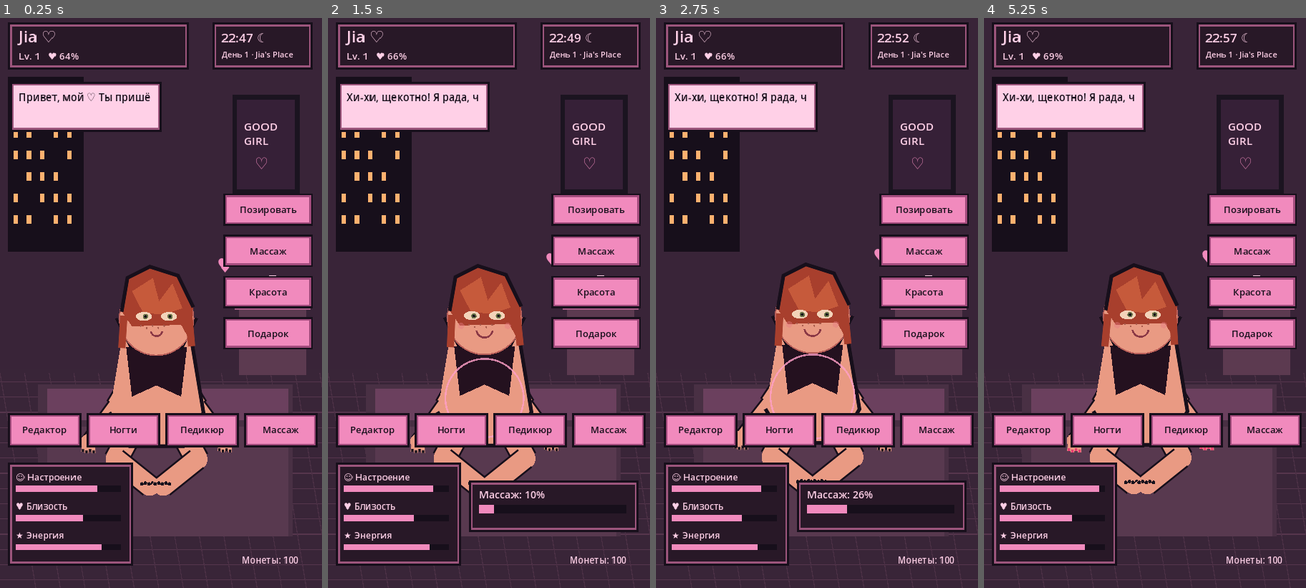
Above: before the commit, frames 1-4 (left to right).
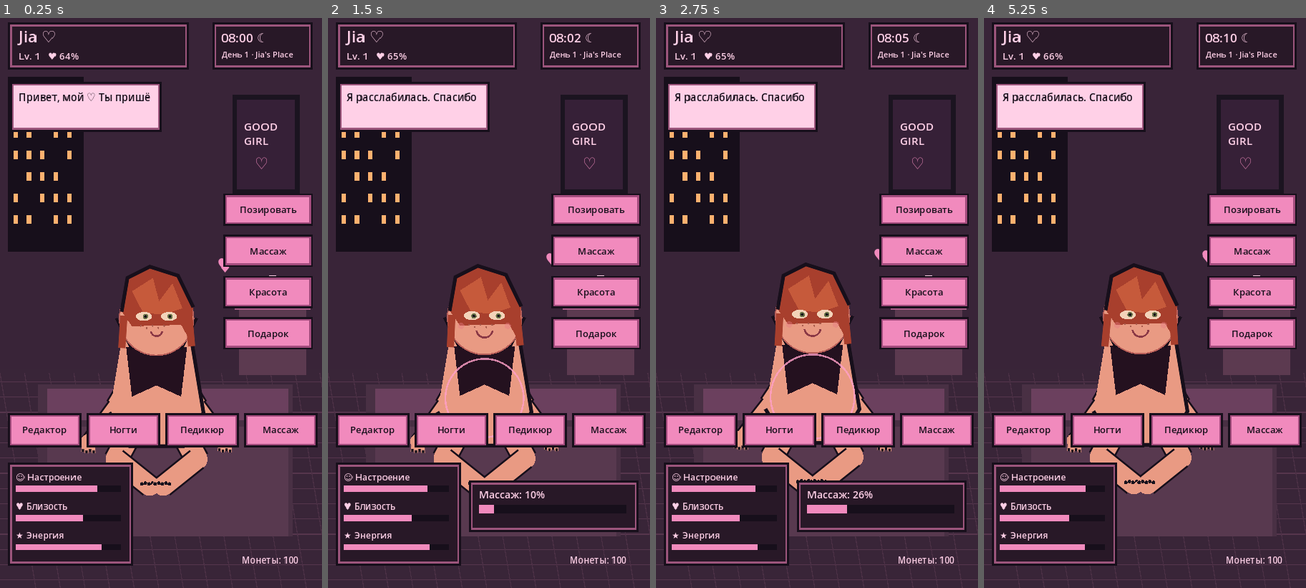
Above: after the commit, the same moments.

Repository: babymurderr0711/jia-android
Game: Godot game, scene res://Main.tscn
Same seed, same stepped clock (60 frames per second), same inputs: the game is played once before the commit and once after it.
Inputs (mouse positions are in pixels of both pictures, inside the frame that each line leads up to):
- Up to frame 1 (0.25 s): no input
- Up to frame 2 (1.5 s): move the mouse to (559, 274) at 0.52 s; click (559, 274) at 0.67 s; drag from (424, 331) to (472, 417) at 1.27 s
- Up to frame 3 (2.75 s): move the mouse to (849, 177) at 2.02 s; click (849, 177) at 2.17 s
- Up to frame 4 (5.25 s): drag from (1128, 417) to (1048, 217) at 2.77 s; move the mouse to (1241, 388) at 3.52 s; click (1241, 388) at 3.67 s; drag from (1048, 217) to (1096, 160) at 4.27 s; move the mouse to (1161, 303) at 5.02 s; click (1161, 303) at 5.17 s

The runs differ from the first frame. In frame 1, less than 0.1% of the frame differs, in the area x 68-79%, y 2-5%; in frame 2, 0.5%; in frame 3, 0.5%; in frame 4, 0.5%, in the area x 5-79%, y 2-89%.

Commit message:
Connect character interactions and HUD to world simulation

Diff:
--- a/godot/main.gd
+++ b/godot/main.gd
@@ -52,6 +52,8 @@
 
 func _ready() -> void:
 	_load_game()
+	JiaWorld.event_started.connect(_on_world_event)
+	_sync_world_state()
 	get_viewport().size_changed.connect(queue_redraw)
 	queue_redraw()
 
@@ -86,6 +88,7 @@
 
 func _process(delta: float) -> void:
 	time_passed += delta
+	_sync_world_state()
 	elapsed_game_seconds += delta
 	game_clock_fraction += delta * 2.0
 	var minute_ticks := int(game_clock_fraction)
@@ -326,13 +329,13 @@
 	draw_string(ThemeDB.fallback_font, Vector2(540, 1225), "Монеты: " + str(coins), HORIZONTAL_ALIGNMENT_LEFT, -1, 20, PALE)
 
 func _clock_label() -> String:
-	var hour := int(game_minutes / 60)
-	var minute := game_minutes % 60
+	var hour := int(JiaWorld.minutes / 60)
+	var minute := JiaWorld.minutes % 60
 	return "%02d:%02d ☾" % [hour, minute]
 
 func _day_label() -> String:
 	var day_number := 1 + int(elapsed_game_seconds / 900.0)
-	return "День %d · Jia's Place" % day_number
+	return "День %d · Jia's Place" % JiaWorld.day
 
 func _panel(r: Rect2, fill: Color = Color("#281827")) -> void:
 	draw_rect(r, INK)
@@ -406,6 +409,9 @@
 		_greet()
 
 func _interact_with_jia() -> void:
+	var response: Dictionary = JiaWorld.touch_response("body")
+	action_text = str(response.line)
+	expression = str(response.expression)
 	if energy < 12.0:
 		action_text = "Я немного устала… Давай отдохнём? ♡"
 		expression = "sleepy"
@@ -413,7 +419,7 @@
 	energy = maxf(0.0, energy - 1.0)
 	mood = minf(100.0, mood + 1.5)
 	closeness = minf(100.0, closeness + 1.0)
-	action_text = "Хи-хи, щекотно! Я рада, что ты рядом ♡"
+	_sync_world_state()
 	_react(1.5)
 
 func _next_pose() -> void:
@@ -473,3 +479,19 @@
 	closeness = minf(100.0, closeness + 0.5)
 	action_timer = 5.0
 	queue_redraw()
+
+func _sync_world_state() -> void:
+	mood = JiaWorld.mood
+	closeness = JiaWorld.affection
+	energy = JiaWorld.energy
+	coins = JiaWorld.coins
+	game_minutes = JiaWorld.minutes
+	manicure = JiaWorld.nail_style % 4
+	pedicure = JiaWorld.toe_style % 4
+
+func _on_world_event(_event_id: String, title: String, line: String) -> void:
+	action_text = title + ": " + line
+	expression = "happy"
+	expression_timer = 4.0
+	action_timer = 8.0
+	queue_redraw()
